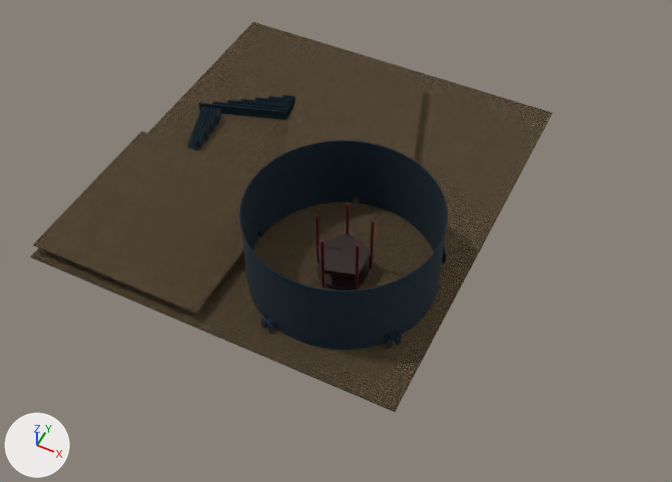
Renders of the Blender file assets/dungeon.blend from each side of a commit.
Rendered twice from a 50 mm camera at (141.4, -144.1, 223.2) aimed at (51.0, 36.6, -2.8). Lighting does not change. The marker at lower left points along +X, +Y and +Z. Objects named as collision shapes, trigger or cutter boxes, shadow casters or lower levels of detail are left out.

The older version as bpy lines, for what is in view:
```python
ob_ceiling_001__convcol = bpy.data.objects.new('Ceiling.001 -convcol', me_cube_071)
ob_ceiling_001__convcol.location = (28.2, 76.1, 4.0)
ob_ceiling_001__convcol.rotation_euler = (0.0, 0.0, -1.257)  # degrees (0, 0, -72)
ob_ceiling_001__convcol.scale = (20.4, 20.4, 1.0)
ob_floor__convcol = bpy.data.objects.new('Floor -convcol', me_cube)
ob_floor__convcol.location = (0.0, 0.0, 0.0)
ob_summoningcirclecolumn_001__col = bpy.data.objects.new('SummoningCircleColumn.001 -col', me_cylinder_017)
ob_summoningcirclecolumn_001__col.location = (57.1, 15.7, 5.1)
ob_summoningcirclecolumn_002__col = bpy.data.objects.new('SummoningCircleColumn.002 -col', me_cylinder_017)
ob_summoningcirclecolumn_002__col.location = (66.9, 18.8, 5.1)
ob_summoningcirclecolumn_004__col = bpy.data.objects.new('SummoningCircleColumn.004 -col', me_cylinder_017)
ob_summoningcirclecolumn_004__col.location = (66.9, 29.1, 5.1)
ob_summoningcircleroof = bpy.data.objects.new('SummoningCircleRoof', me_cylinder_021)
ob_summoningcircleroof.location = (59.8, 24.0, 7.4)
ob_summoningcircleroof.rotation_euler = (0.0, 0.0, 0.314)  # degrees (0, 0, 18)
ob_summoningcircleroof.scale = (17.9, 17.9, 0.143)
ob_tunnel_006__col = bpy.data.objects.new('Tunnel.006 -col', me_cube_029)
ob_tunnel_006__col.location = (50.4, -4.5, 2.0)
ob_tunnel_006__col.rotation_euler = (0.0, 0.0, -5.027)  # degrees (0, 0, -288)
ob_wall_013__noimp = bpy.data.objects.new('Wall.013 -noimp', me_cube_032)
ob_wall_013__noimp.location = (13.4, 91.6, 2.3)
ob_wall_013__noimp.rotation_euler = (0.0, 0.0, 5.027)  # degrees (0, 0, 288)
# also in view: 'BigRoom -col' at (59.8, 24.0, 13.7); 'Wall.006 -noimp' at (-5.5, 74.1, 2.0); 'Ceiling -convcol' at (-0.4, 17.0, 4.0); 'SummoningCircle -col' at (59.8, 24.0, 0.6)
```
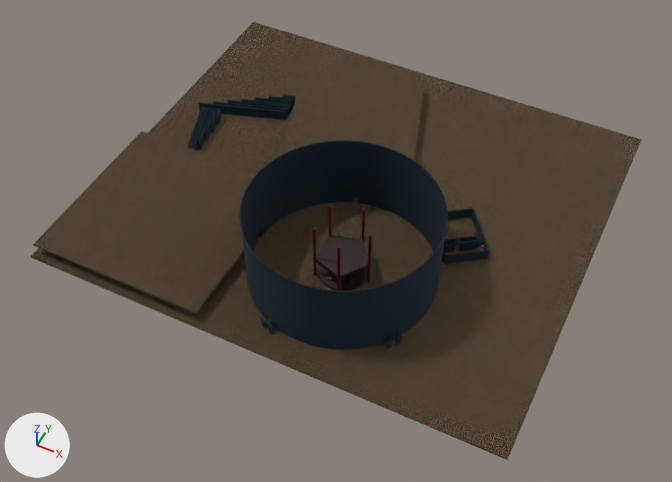
Patch to the scene script:
```diff
--- a/assets/dungeon.blend.py
+++ b/assets/dungeon.blend.py
@@ me_cube @@
 me_cube.from_pydata(...)  # 8 vertices, 6 faces; spans x -31.1..94.9, y -14.8..126.0, z -0.2..0.2
+# me_cube part 1: the whole mesh is scaled about its middle by (1.26, 1, 1), then moved by (16.4, 0.0, 0.0)
 me_cube.materials.append(mat_floor)
@@ ob_summoningcirclecolumn_001__col @@
 ob_summoningcirclecolumn_001__col = bpy.data.objects.new('SummoningCircleColumn.001 -col', me_cylinder_017)
-ob_summoningcirclecolumn_001__col.location = (57.1, 15.7, 5.1)
+ob_summoningcirclecolumn_001__col.location = (52.7, 18.9, 5.1)
@@ ob_summoningcirclecolumn_002__col @@
 ob_summoningcirclecolumn_002__col = bpy.data.objects.new('SummoningCircleColumn.002 -col', me_cylinder_017)
-ob_summoningcirclecolumn_002__col.location = (66.9, 18.8, 5.1)
+ob_summoningcirclecolumn_002__col.location = (62.5, 15.7, 5.1)
@@ ob_summoningcirclecolumn_004__col @@
 ob_summoningcirclecolumn_004__col = bpy.data.objects.new('SummoningCircleColumn.004 -col', me_cylinder_017)
-ob_summoningcirclecolumn_004__col.location = (66.9, 29.1, 5.1)
+ob_summoningcirclecolumn_004__col.location = (68.6, 24.0, 5.1)
@@ ob_summoningcircleroof @@
 ob_summoningcircleroof.location = (59.8, 24.0, 7.4)
-ob_summoningcircleroof.rotation_euler = (0.0, 0.0, 0.314)  # degrees (0, 0, 18)
+ob_summoningcircleroof.rotation_euler = (0.0, 0.0, -0.314)  # degrees (0, 0, -18)
 ob_summoningcircleroof.scale = (17.9, 17.9, 0.143)
@@ ob_tunnel_004__col_001 @@
+ob_tunnel_004__col_001 = bpy.data.objects.new('Tunnel.004 -col.001', me_cube_029.copy())  # the mesh of ob_tunnel_006__col
+ob_tunnel_004__col_001.location = (87.4, 49.2, 2.0)
+ob_tunnel_004__col_001.rotation_euler = (0.0, 0.0, -4.084)  # degrees (0, 0, -234)
@@ ob_wall_002__col_002 @@
+ob_wall_002__col_002 = bpy.data.objects.new('Wall.002 -col.002', me_cube_086)  # 29 vertices, 28 faces; spans x 1.77..3.58, y -8.46..-5.65, z -2.26..1.74
+ob_wall_002__col_002.location = (80.1, 41.4, 2.3)
+ob_wall_002__col_002.rotation_euler = (0.0, 0.0, 2.199)  # degrees (0, 0, 126)
+ob_wall_002__col_002.scale = (1.0, 2.26, 1.0)
@@ ob_wall_002__col_001 @@
+ob_wall_002__col_001 = bpy.data.objects.new('Wall.002 -col.001', me_cube_086)  # 29 vertices, 28 faces; spans x 1.77..3.58, y -8.46..-5.65, z -2.26..1.74
+ob_wall_002__col_001.location = (81.2, 40.0, 2.3)
+ob_wall_002__col_001.rotation_euler = (0.0, 0.0, 2.199)  # degrees (0, 0, 126)
+ob_wall_002__col_001.scale = (1.0, 2.26, 1.0)
@@ ob_wall_002__col_007 @@
+ob_wall_002__col_007 = bpy.data.objects.new('Wall.002 -col.007', me_cube_082)  # a box spanning x -0.2..0.2, y -2.31..3.89, z -2.0..2.0
+ob_wall_002__col_007.location = (91.4, 58.4, 2.0)
+ob_wall_002__col_007.rotation_euler = (0.0, 0.0, -2.513)  # degrees (0, 0, -144)
+ob_wall_002__col_007.scale = (1.0, 3.0, 1.0)
@@ ob_wall_002__col_006 @@
+ob_wall_002__col_006 = bpy.data.objects.new('Wall.002 -col.006', me_cube_081)  # a box spanning x -0.2..0.2, y -2.31..2.31, z -2.0..2.0
+ob_wall_002__col_006.location = (81.7, 59.9, 2.0)
+ob_wall_002__col_006.rotation_euler = (0.0, 0.0, -0.942)  # degrees (0, 0, -54)
+ob_wall_002__col_006.scale = (1.0, 3.0, 1.0)
@@ ob_wall_002__col_004 @@
+ob_wall_002__col_004 = bpy.data.objects.new('Wall.002 -col.004', me_cube_032.copy())  # the mesh of ob_wall_013__noimp
+ob_wall_002__col_004.location = (74.4, 29.3, 2.3)
+ob_wall_002__col_004.rotation_euler = (0.0, 0.0, 2.199)  # degrees (0, 0, 126)
+ob_wall_002__col_004.scale = (1.0, 3.0, 1.0)
@@ ob_wall_002__col_003 @@
+ob_wall_002__col_003 = bpy.data.objects.new('Wall.002 -col.003', me_cube_032.copy())  # the mesh of ob_wall_013__noimp
+ob_wall_002__col_003.location = (80.6, 39.5, 2.3)
+ob_wall_002__col_003.rotation_euler = (0.0, 0.0, 2.199)  # degrees (0, 0, 126)
+ob_wall_002__col_003.scale = (1.0, 0.867, 1.0)
```

Boxes (x1, y1, x2, y2) around the edits, measured in the pictures (672 x 482 px):
'Floor -convcol', mesh rescaled (17% wider, 12% taller): before (31, 22, 553, 412); after (31, 22, 641, 460)
'SummoningCircleRoof', turned: before (317, 233, 371, 277); after (316, 235, 368, 279)
'Wall.002 -col.004', added: after (445, 250, 489, 264)
'SummoningCircleColumn.002 -col', moved: before (355, 243, 359, 290); after (337, 246, 341, 291)
'SummoningCircleColumn.001 -col', moved: before (321, 239, 325, 288); after (312, 227, 317, 276)
'SummoningCircleColumn.004 -col', moved: before (369, 220, 374, 269); after (367, 234, 372, 282)
'Wall.002 -col.006', added: after (448, 208, 473, 220)
'Wall.002 -col.007', added: after (472, 208, 489, 255)
'Tunnel.004 -col.001', added: after (449, 237, 466, 252)
'Wall.002 -col.001', added: after (464, 236, 484, 250)
'Wall.002 -col.002', added: after (464, 232, 482, 242)
'Wall.002 -col.003', added: after (443, 243, 451, 253)
